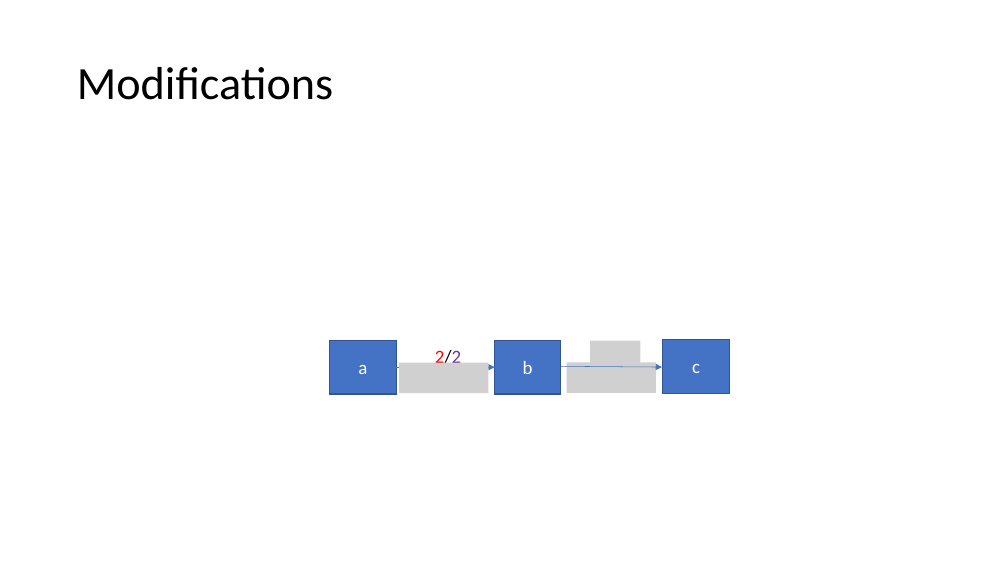
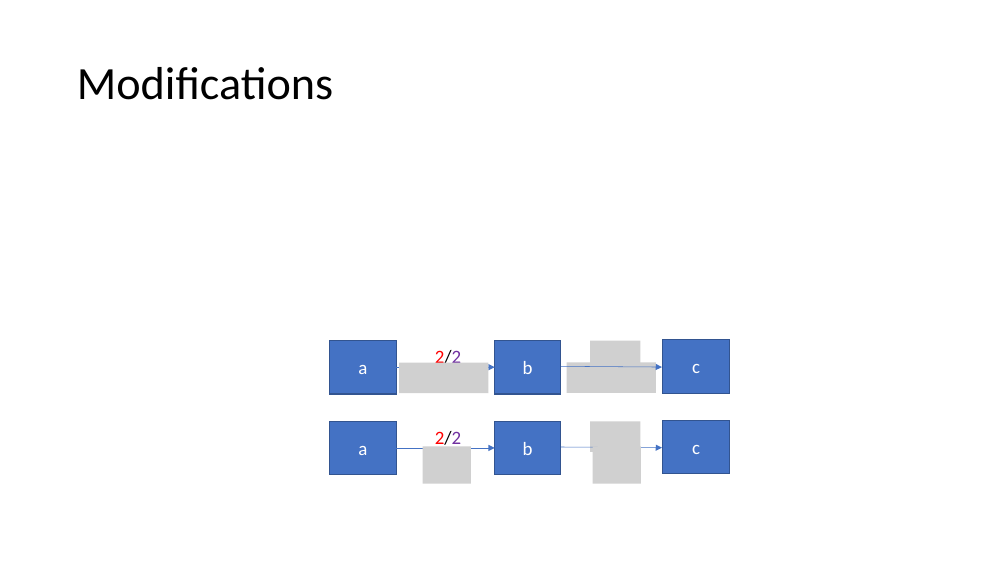
Before and after one commit to Speedphil544/Vortrag, a slide deck: slide 17 of MMCFP.pptx. Drawn at 1008x567 pixels with LibreOffice and Linux fonts; fonts in the diff are those of the drawing; grey boxes stand for pictures. Boxes give left, top, right and bottom in pixels: in the first picture for what was removed or moved away, otherwise in the second. Text is boxed around its words. In the diff, an @@ line names an element or a change of style, - is before the commit and + after.

```diff
--- a/MMCFP.pptx
+++ b/MMCFP.pptx
@@ rectangle added at bbox=[330, 421, 396, 475], fill #4472C4, outline #325491 1 pt, 18 pt, text #FFFFFF @@
+a
@@ arrow added from (396, 448) to (495, 448), #4472C4 0.5 pt @@
@@ picture added at bbox=[423, 446, 471, 483] @@
@@ text added at bbox=[435, 431, 461, 449], 18 pt, text #FF0000 @@
+2/2
@@ rectangle added at bbox=[495, 421, 561, 475], fill #4472C4, outline #325491 1 pt, 18 pt, text #FFFFFF @@
+b
@@ arrow added from (561, 447) to (662, 448), #4472C4 0.5 pt @@
@@ picture added at bbox=[591, 421, 640, 451] @@
@@ picture added at bbox=[593, 446, 641, 483] @@
@@ rectangle added at bbox=[663, 420, 730, 474], fill #4472C4, outline #325491 1 pt, 18 pt, text #FFFFFF @@
+c
```
Also in this commit, not shown: 1 other slide changed, 1 slide added.
